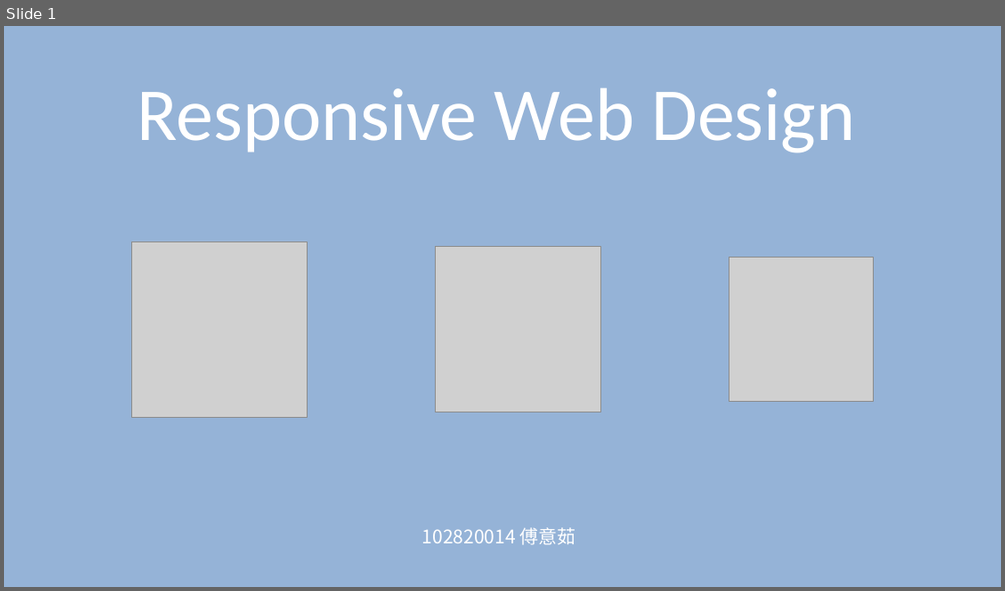
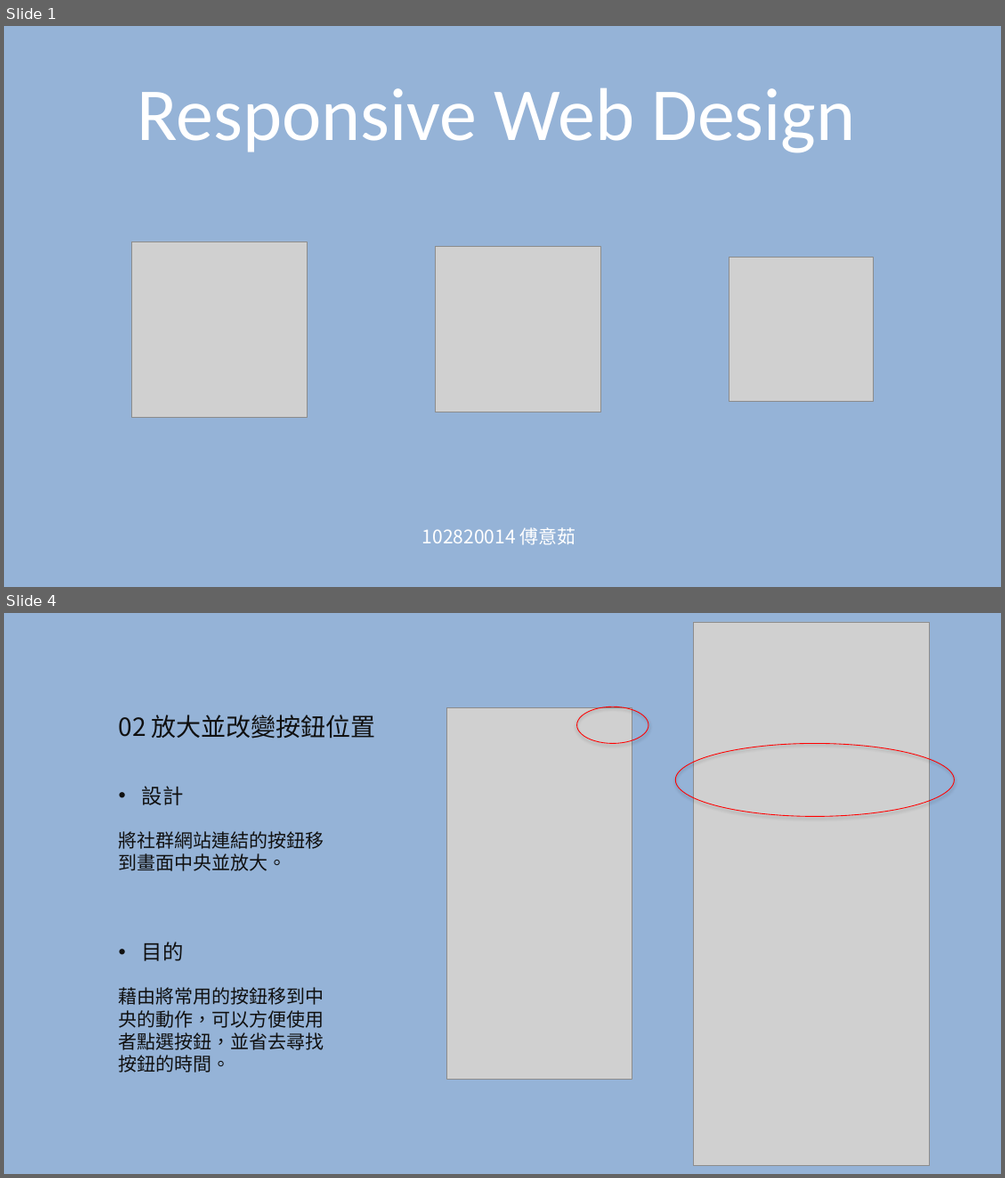
Before and after one commit to FuYJ/F2E-HW_wk12, a slide deck: RWD_Design＿傅意茹.pptx. Shown one above the other, each under a label of ours: slide 1 before the commit, slides 1 and 4 after it; the slides between them are not shown. The pictures are 1005x591 and 1005x1178 pixels, drawn with LibreOffice and Linux fonts; fonts in the diff are those of the drawing; grey boxes stand for pictures. Boxes give left, top, right and bottom in pixels: in the first picture for what was removed or moved away, otherwise in the second. Text is boxed around its words. In the diff, an @@ line names an element or a change of style, - is before the commit and + after.

```diff
--- a/RWD_Design＿傅意茹.pptx
+++ b/RWD_Design＿傅意茹.pptx
@@ slide 4 added at [4,613,1001,1174], background #95B3D7 @@
@@ picture added at [693,622,929,1165] @@
@@ picture added at [446,707,633,1078] @@
@@ ellipse added at [577,706,648,743], outline #FF0000 0.75 pt @@
@@ ellipse added at [676,743,955,817], outline #FF0000 0.75 pt @@
@@ group added at [119,714,376,1072]: 5 texts @@
+02 放大並改變按鈕位置
+將社群網站連結的按鈕移到畫面中央並放大。
+• 設計
+藉由將常用的按鈕移到中央的動作，可以方便使用者點選按鈕，並省去尋找按鈕的時間。
+• 目的
```
Also in this commit, not shown: 1 slide changed, 1 other slide added, 11 other files.
